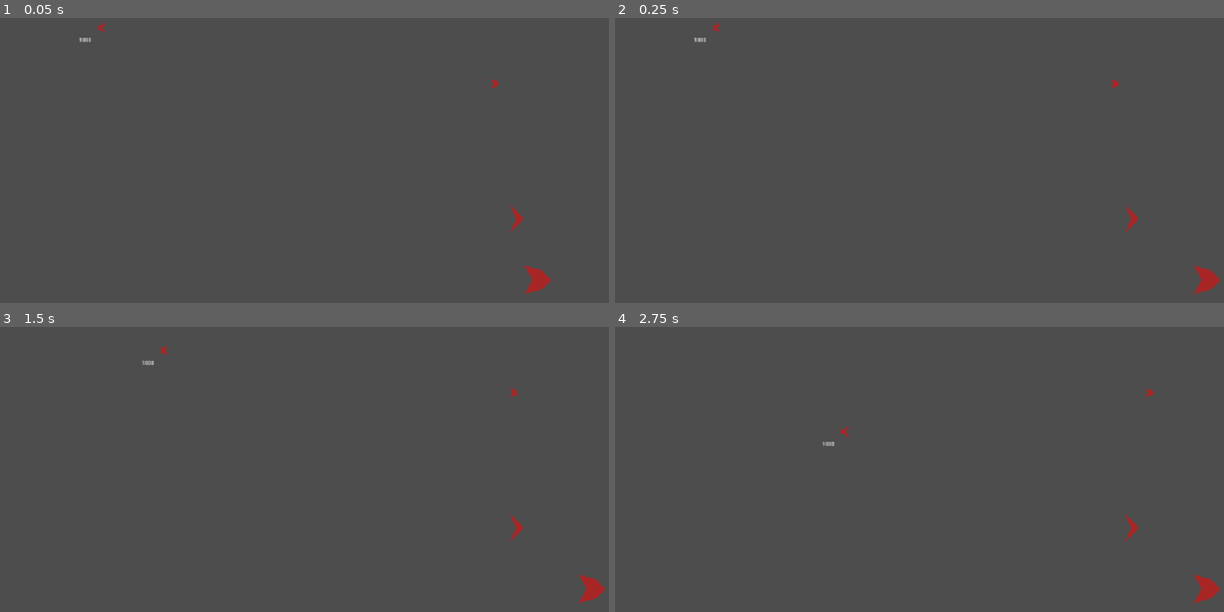
Above: before the commit, frames 1-4 (two rows, left to right).
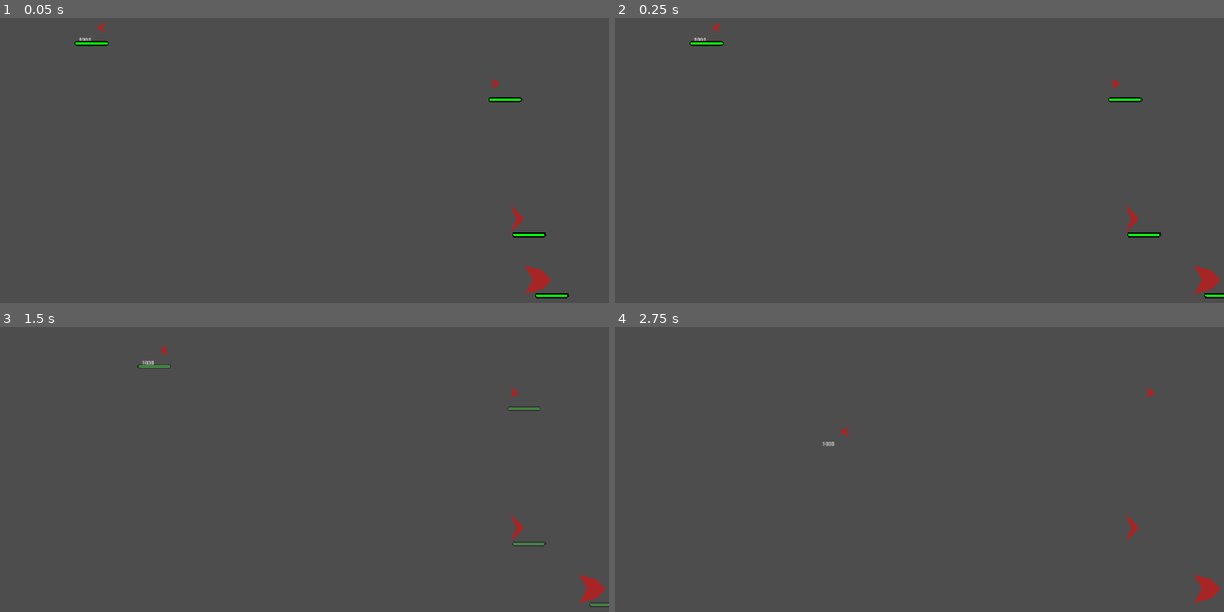
Above: after the commit, the same moments.

Repository: xorblo-doitus/Space-Shooter
Game: Godot game, scene res://src/playable_scenes/world.tscn
Same seed, same stepped clock (60 frames per second), same inputs: the game is played once before the commit and once after it.
Inputs:
- Up to frame 1 (0.05 s): no input
- Up to frame 2 (0.25 s): no input
- Up to frame 3 (1.5 s): tap Enter (ui_accept) at 0.5, 0.77 s; hold Right (ui_right) 0.53-1.28 s; hold Down (ui_down) from 1.28 s (still down)
- Up to frame 4 (2.75 s): tap Enter (ui_accept) at 1.52 s; release Down (ui_down) at 2.03 s; hold Right (ui_right) from 2.03 s (still down)

The runs differ from the first frame. In frame 1, 0.4% of the frame differs, in the area x 12-94%, y 8-99%; in frame 2, 0.4%; in frame 3, 0.2%; in frame 4, nothing differs.
Error in both runs: Assertion failed: No damage source created (res://src/bullets/bullet.gd:25)

Commit message:
Added health bars

Diff:
--- a/Z_helpers/testing.gd
+++ b/Z_helpers/testing.gd
@@ -2,7 +2,4 @@
 extends EditorScript
 
 func _run():
-	print(Vector2(500, -1000000000) < Vector2(10, 10))
-	for w in 0:
-		print("loooop")
-	print(1./6)
+	print(Color(0.5, 0, 1) + Color(0, 0, 1))
--- /dev/null
+++ b/Z_helpers/testing_health_bar.gd
@@ -0,0 +1,35 @@
+@tool
+extends HealthBar
+
+
+@export_range(0, 100, 0.5, "suffix:♥") var testing_health: float = 75:
+	set(new):
+		testing_health = new
+		target_value = new
+		update()
+
+## Trying to change this value will update the gradient, not meant to be really set to true
+@export var manually_update_gradient: bool = false:
+	set(_new):
+		manually_update_gradient = false
+		update_gradient()
+
+@onready var bit: ColorRect = $Bit
+@onready var gradient = $Gradient
+
+func  _ready():
+	super._ready()
+	update_gradient()
+
+
+func update_gradient():
+	print("updating gradient...")
+	for child in gradient.get_children():
+		child.queue_free()
+	for x in 100:
+		var percent: float = x/100.
+		var new = bit.duplicate()
+		new.position.x += x
+		new.color = HealthBar.set_color_from_percent(Color(0, 0, 0), percent)
+		new.show()
+		gradient.add_child(new)
--- /dev/null
+++ b/Z_helpers/testing_health_bar.tscn
@@ -0,0 +1,26 @@
+[gd_scene load_steps=4 format=3 uid="uid://c0rkviu5w5alt"]
+
+[ext_resource type="PackedScene" uid="uid://c0dghebk37oqr" path="res://src/ui/health_bar.tscn" id="1_k8whi"]
+[ext_resource type="Script" path="res://Z_helpers/testing_health_bar.gd" id="2_ep3h3"]
+
+[sub_resource type="StyleBoxFlat" id="StyleBoxFlat_dctta"]
+bg_color = Color(1.035, 1.965, 0, 1)
+corner_radius_top_left = 4
+corner_radius_top_right = 4
+corner_radius_bottom_right = 4
+corner_radius_bottom_left = 4
+
+[node name="TestingHealthBar" instance=ExtResource("1_k8whi")]
+theme_override_styles/fill = SubResource("StyleBoxFlat_dctta")
+value = 65.5
+script = ExtResource("2_ep3h3")
+testing_health = 65.5
+manually_update_gradient = false
+
+[node name="Bit" type="ColorRect" parent="." index="0"]
+layout_mode = 0
+offset_top = 26.0
+offset_right = 1.0
+offset_bottom = 34.0
+
+[node name="Gradient" type="Node2D" parent="." index="1"]
--- a/project.godot
+++ b/project.godot
@@ -24,6 +24,10 @@
 window/size/viewport_width=1920
 window/size/viewport_height=1080
 window/stretch/mode="canvas_items"
+
+[gui]
+
+theme/custom="res://src/ui/theme.tres"
 
 [input]
 
--- a/src/player_fence.gd
+++ b/src/player_fence.gd
@@ -19,8 +19,8 @@
 	$Up/HorizontalShape.shape.size = Vector2i(ST.get_screen_width() + 2*(width+margin), width)
 	$Left.position = Vector2(-margin - width/2., ST.get_screen_height()/2.)
 	$Right.position = Vector2(margin + ST.get_screen_width() + width/2., ST.get_screen_height()/2.)
-	$Up.position = Vector2(ST.get_screen_width()/2, -margin -width/2.)
-	$Down.position = Vector2(ST.get_screen_width()/2, margin + ST.get_screen_height() + width/2.)
+	$Up.position = Vector2(ST.get_screen_width()/2., -margin -width/2.)
+	$Down.position = Vector2(ST.get_screen_width()/2., margin + ST.get_screen_height() + width/2.)
 
 func _ready():
 	change(true)
--- a/src/resources/visible_area.gd
+++ b/src/resources/visible_area.gd
@@ -8,8 +8,10 @@
 		size = new
 		@warning_ignore("narrowing_conversion")
 		up = -new.y/2
-		down = new.y/2 + ST.get_screen_height()
-		right = new.x/2 + ST.get_screen_width()
+		@warning_ignore("narrowing_conversion")
+		down = new.y/2 + ProjectSettings.get_setting("display/window/size/viewport_height")
+		@warning_ignore("narrowing_conversion")
+		right = new.x/2 + ProjectSettings.get_setting("display/window/size/viewport_width")
 		@warning_ignore("narrowing_conversion")
 		left = -new.x/2
 		prints("Set VisibleArea's size to", new, "resulting to up", up, "down", down, "right", right, "left", left)
--- /dev/null
+++ b/src/ui/health_bar.gd
@@ -0,0 +1,58 @@
+extends ProgressBar
+class_name HealthBar
+
+@export_range(0, 10) var disappear_speed: float = 0.5
+
+var target_value: float = 75:
+	set(new):
+		if new != target_value:
+			target_value = new
+			update()
+var blink: bool = false:
+	set(new):
+		if blink != new:
+			blink = new
+			update_color()
+		if blink:
+			blink_timer.start()
+var max_health: float = 100:
+	set(new):
+		max_health = new
+		max_value = new
+		update()
+
+var style_box: StyleBox = get_theme_stylebox("fill").duplicate()
+
+@onready var blink_timer = $BlinkTimer
+
+func _ready():
+	style_box.bg_color = Color(0, 0, 0)
+	add_theme_stylebox_override("fill", style_box)
+	update()
+
+static func set_color_from_percent(color: Color, percent: float) -> Color:
+	color.r = 3-percent*3
+	color.g = percent*3
+	return color
+
+func stop_blink() -> void:
+	blink = false
+
+func update() -> void:
+	value = target_value
+	update_color()
+	if target_value == max_health:
+		set_process(true)
+
+func _process(delta):
+	if target_value == max_health:
+		modulate.a = move_toward(modulate.a, 0, delta*disappear_speed)
+	else:
+		modulate.a = 1
+		set_process(false)
+
+func update_color() -> void:
+	if blink:
+		style_box.bg_color = Color.WHITE
+	else:
+		style_box.bg_color = HealthBar.set_color_from_percent(Color.BLACK, value/max_value)
--- /dev/null
+++ b/src/ui/health_bar.tscn
@@ -0,0 +1,30 @@
+[gd_scene load_steps=3 format=3 uid="uid://c0dghebk37oqr"]
+
+[ext_resource type="Theme" uid="uid://dm4udtrkpx6xu" path="res://src/ui/theme.tres" id="1_dfcxs"]
+[ext_resource type="Script" path="res://src/ui/health_bar.gd" id="2_vtr6v"]
+
+[node name="HealthBar" type="ProgressBar"]
+custom_minimum_size = Vector2(100, 0)
+anchors_preset = 8
+anchor_left = 0.5
+anchor_top = 0.5
+anchor_right = 0.5
+anchor_bottom = 0.5
+offset_left = -50.0
+offset_top = -4.0
+offset_right = 50.0
+offset_bottom = 4.0
+grow_horizontal = 2
+grow_vertical = 2
+size_flags_horizontal = 4
+theme = ExtResource("1_dfcxs")
+value = 75.0
+show_percentage = false
+script = ExtResource("2_vtr6v")
+
+[node name="BlinkTimer" type="Timer" parent="."]
+process_callback = 0
+wait_time = 0.1
+one_shot = true
+
+[connection signal="timeout" from="BlinkTimer" to="." method="stop_blink"]
--- /dev/null
+++ b/src/ui/theme.tres
@@ -0,0 +1,29 @@
+[gd_resource type="Theme" load_steps=3 format=3 uid="uid://dm4udtrkpx6xu"]
+
+[sub_resource type="StyleBoxFlat" id="StyleBoxFlat_pj0bx"]
+bg_color = Color(0.478431, 0.478431, 0.478431, 1)
+border_width_left = 4
+border_width_top = 4
+border_width_right = 4
+border_width_bottom = 4
+border_color = Color(0, 0, 0, 1)
+corner_radius_top_left = 8
+corner_radius_top_right = 8
+corner_radius_bottom_right = 8
+corner_radius_bottom_left = 8
+expand_margin_left = 4.0
+expand_margin_top = 4.0
+expand_margin_right = 4.0
+expand_margin_bottom = 4.0
+
+[sub_resource type="StyleBoxFlat" id="StyleBoxFlat_5a0r1"]
+bg_color = Color(0, 1, 0, 1)
+corner_radius_top_left = 4
+corner_radius_top_right = 4
+corner_radius_bottom_right = 4
+corner_radius_bottom_left = 4
+
+[resource]
+ProgressBar/colors/font_outline_color = Color(0, 0, 0, 1)
+ProgressBar/styles/background = SubResource("StyleBoxFlat_pj0bx")
+ProgressBar/styles/fill = SubResource("StyleBoxFlat_5a0r1")
--- a/src/vessels/vessel.gd
+++ b/src/vessels/vessel.gd
@@ -25,6 +25,7 @@
 
 @onready var canon = $Pivot/Canon
 @onready var collision_shape_2d = $CollisionShape2D
+@onready var health_bar = $HealthBarPivot/HealthBar
 
 #@onready var animator = $Animator
 
@@ -47,6 +48,9 @@
 #	platform_floor_layers = 0
 
 	ST.setup_collisions(self, team)
+
+	health_bar.max_health = max_health
+	health_bar.target_value = health
 
 #	momentum = min(speed, momentum)
 
@@ -140,6 +144,8 @@
 	else:
 #		animator.play("hurted")s
 		damage_hint = clamp(damage_hint + pow(damage_source.damage/DAMAGE_BLINK_DIVIDING, DAMAGE_BLINK_EXPONENT) + DAMAGE_BLINK_OFFSET, 0, 3)
+		health_bar.target_value = health
+		health_bar.blink = true
 
 func install_weapon(new_weapon: Weapon) -> void:
 	new_weapon.team = team
--- a/src/vessels/vessel.tscn
+++ b/src/vessels/vessel.tscn
@@ -1,6 +1,7 @@
-[gd_scene load_steps=6 format=3 uid="uid://co15xrqex8muw"]
+[gd_scene load_steps=7 format=3 uid="uid://co15xrqex8muw"]
 
 [ext_resource type="Script" path="res://src/vessels/vessel.gd" id="1_brldt"]
+[ext_resource type="PackedScene" uid="uid://c0dghebk37oqr" path="res://src/ui/health_bar.tscn" id="2_jrg4h"]
 
 [sub_resource type="CapsuleShape2D" id="CapsuleShape2D_t53g7"]
 radius = 15.0
@@ -65,3 +66,8 @@
 
 [node name="Canon" type="Marker2D" parent="Pivot"]
 position = Vector2(-30, 0)
+
+[node name="HealthBarPivot" type="Marker2D" parent="."]
+position = Vector2(0, 50)
+
+[node name="HealthBar" parent="HealthBarPivot" instance=ExtResource("2_jrg4h")]
Not shown, added: Z_statistics/health_blink_color.ggb
